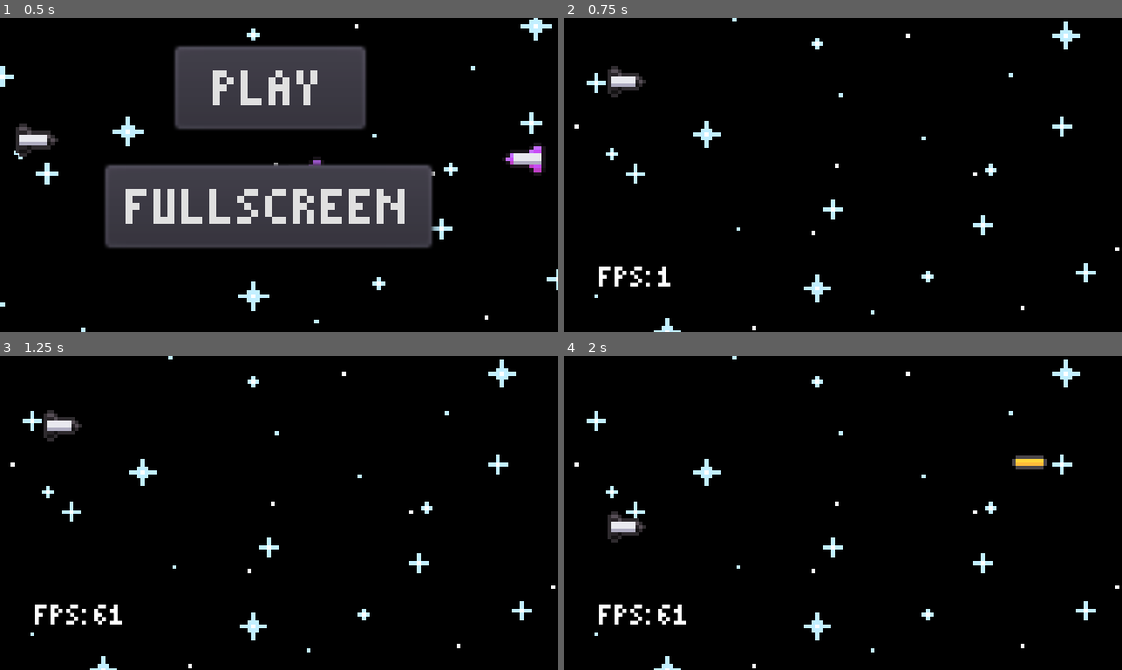
Above: before the commit, frames 1-4 (two rows, left to right).
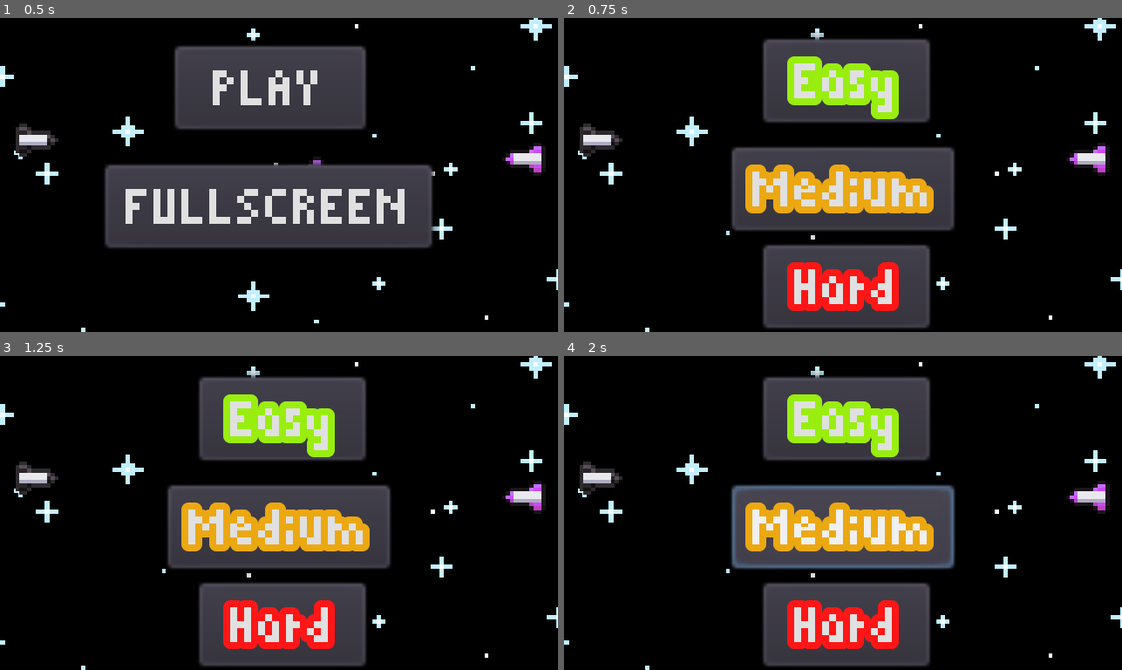
Above: after the commit, the same moments.

Repository: Plextora/to-the-stars
Game: Godot game, scene res://Scenes/MainMenu.tscn
Two runs of this game, one before a commit and one after it. Both use one fixed random seed, a clock stepped at 60 frames per second and the inputs below.
Inputs (mouse positions are in pixels of both pictures, inside the frame that each line leads up to):
- Up to frame 1 (0.5 s): no input
- Up to frame 2 (0.75 s): click "PLAY" at 0.5 s
- Up to frame 3 (1.25 s): no input
- Up to frame 4 (2 s): click (843, 525) at 1.25 s, where only the run after the commit has a clickable "Medium"

Frame 1 is identical in both runs. In frame 2, 30% of the frame differs, in the area x 0-100%, y 0-100%; in frame 3, 30%; in frame 4, 31%.
Error before the commit: Parse Error: The identifier "AudioManager" isn't declared in the current scope. (res://Scripts/Enemy_1.gd:21)

Commit message:
Added a easy, medium, and hard difficulty
Added a easy, medium, and hard difficulty. And I also adjusted the placement of the score at game over so it doesn't overlap with words (hopefully)

Diff:
--- /dev/null
+++ b/Scenes/Easy_Mode.tscn
@@ -0,0 +1,78 @@
+[gd_scene load_steps=10 format=2]
+
+[ext_resource path="res://Scenes/Player.tscn" type="PackedScene" id=1]
+[ext_resource path="res://Picture/space background.png" type="Texture" id=2]
+[ext_resource path="res://Scripts/Easy_Mode.gd" type="Script" id=3]
+[ext_resource path="res://Scenes/Enemy_Gen.tscn" type="PackedScene" id=4]
+[ext_resource path="res://Music/Teminite & MDK - Space Invaders.mp3" type="AudioStream" id=5]
+[ext_resource path="res://Fonts/pixelated.ttf" type="DynamicFontData" id=6]
+[ext_resource path="res://Scripts/Stats.gd" type="Script" id=7]
+[ext_resource path="res://Sounds/shoot.wav" type="AudioStream" id=10]
+
+[sub_resource type="DynamicFont" id=1]
+size = 9
+font_data = ExtResource( 6 )
+
+[node name="World" type="Node2D"]
+script = ExtResource( 3 )
+
+[node name="background" type="Sprite" parent="."]
+position = Vector2( 85.0655, 43.0044 )
+scale = Vector2( 0.113199, 0.113199 )
+texture = ExtResource( 2 )
+
+[node name="Player" parent="." groups=[
+"Player",
+] instance=ExtResource( 1 )]
+position = Vector2( 18, 0 )
+
+[node name="Shoot" type="AudioStreamPlayer2D" parent="Player"]
+position = Vector2( -18, 0 )
+stream = ExtResource( 10 )
+volume_db = -1.5
+pitch_scale = 1.05
+
+[node name="Enemy_Gen" parent="." instance=ExtResource( 4 )]
+position = Vector2( 185, 40 )
+
+[node name="CanvasLayer" type="CanvasLayer" parent="."]
+
+[node name="MarginContainer" type="MarginContainer" parent="CanvasLayer"]
+anchor_top = 0.633
+anchor_bottom = 1.0
+custom_constants/margin_right = 10
+custom_constants/margin_top = 10
+custom_constants/margin_left = 10
+custom_constants/margin_bottom = 10
+script = ExtResource( 7 )
+__meta__ = {
+"_edit_use_anchors_": false
+}
+
+[node name="HBoxContainer" type="HBoxContainer" parent="CanvasLayer/MarginContainer"]
+margin_left = 10.0
+margin_top = 10.0
+margin_right = 22.0
+margin_bottom = 23.0
+
+[node name="VBoxContainer" type="VBoxContainer" parent="CanvasLayer/MarginContainer/HBoxContainer"]
+margin_right = 12.0
+margin_bottom = 13.0
+alignment = 2
+
+[node name="FPS" type="Label" parent="CanvasLayer/MarginContainer/HBoxContainer/VBoxContainer"]
+margin_top = 2.0
+margin_right = 12.0
+margin_bottom = 13.0
+custom_fonts/font = SubResource( 1 )
+text = "FPS"
+
+[node name="Music" type="AudioStreamPlayer2D" parent="."]
+position = Vector2( 77, 37 )
+stream = ExtResource( 5 )
+volume_db = -1.0
+autoplay = true
+
+[connection signal="tree_entered" from="." to="." method="_on_World_tree_entered"]
+[connection signal="create_bullet" from="Player" to="." method="_on_Player_create_bullet"]
+[connection signal="create_enemy" from="Enemy_Gen" to="." method="_on_Enemy_Gen_create_enemy"]
--- /dev/null
+++ b/Scenes/Medium_Mode.tscn
@@ -0,0 +1,78 @@
+[gd_scene load_steps=10 format=2]
+
+[ext_resource path="res://Scenes/Player.tscn" type="PackedScene" id=1]
+[ext_resource path="res://Picture/space background.png" type="Texture" id=2]
+[ext_resource path="res://Scripts/Medium_Mode.gd" type="Script" id=3]
+[ext_resource path="res://Scenes/Enemy_Gen.tscn" type="PackedScene" id=4]
+[ext_resource path="res://Music/Teminite & MDK - Space Invaders.mp3" type="AudioStream" id=5]
+[ext_resource path="res://Fonts/pixelated.ttf" type="DynamicFontData" id=6]
+[ext_resource path="res://Scripts/Stats.gd" type="Script" id=7]
+[ext_resource path="res://Sounds/shoot.wav" type="AudioStream" id=10]
+
+[sub_resource type="DynamicFont" id=1]
+size = 9
+font_data = ExtResource( 6 )
+
+[node name="World" type="Node2D"]
+script = ExtResource( 3 )
+
+[node name="background" type="Sprite" parent="."]
+position = Vector2( 85.0655, 43.0044 )
+scale = Vector2( 0.113199, 0.113199 )
+texture = ExtResource( 2 )
+
+[node name="Player" parent="." groups=[
+"Player",
+] instance=ExtResource( 1 )]
+position = Vector2( 18, 0 )
+
+[node name="Shoot" type="AudioStreamPlayer2D" parent="Player"]
+position = Vector2( -18, 0 )
+stream = ExtResource( 10 )
+volume_db = -1.5
+pitch_scale = 1.05
+
+[node name="Enemy_Gen" parent="." instance=ExtResource( 4 )]
+position = Vector2( 185, 40 )
+
+[node name="CanvasLayer" type="CanvasLayer" parent="."]
+
+[node name="MarginContainer" type="MarginContainer" parent="CanvasLayer"]
+anchor_top = 0.633
+anchor_bottom = 1.0
+custom_constants/margin_right = 10
+custom_constants/margin_top = 10
+custom_constants/margin_left = 10
+custom_constants/margin_bottom = 10
+script = ExtResource( 7 )
+__meta__ = {
+"_edit_use_anchors_": false
+}
+
+[node name="HBoxContainer" type="HBoxContainer" parent="CanvasLayer/MarginContainer"]
+margin_left = 10.0
+margin_top = 10.0
+margin_right = 22.0
+margin_bottom = 23.0
+
+[node name="VBoxContainer" type="VBoxContainer" parent="CanvasLayer/MarginContainer/HBoxContainer"]
+margin_right = 12.0
+margin_bottom = 13.0
+alignment = 2
+
+[node name="FPS" type="Label" parent="CanvasLayer/MarginContainer/HBoxContainer/VBoxContainer"]
+margin_top = 2.0
+margin_right = 12.0
+margin_bottom = 13.0
+custom_fonts/font = SubResource( 1 )
+text = "FPS"
+
+[node name="Music" type="AudioStreamPlayer2D" parent="."]
+position = Vector2( 77, 37 )
+stream = ExtResource( 5 )
+volume_db = -1.0
+autoplay = true
+
+[connection signal="tree_entered" from="." to="." method="_on_World_tree_entered"]
+[connection signal="create_bullet" from="Player" to="." method="_on_Player_create_bullet"]
+[connection signal="create_enemy" from="Enemy_Gen" to="." method="_on_Enemy_Gen_create_enemy"]
--- /dev/null
+++ b/Scenes/Mode_Selector.tscn
@@ -0,0 +1,80 @@
+[gd_scene load_steps=9 format=2]
+
+[ext_resource path="res://Fonts/pixelated.ttf" type="DynamicFontData" id=1]
+[ext_resource path="res://Scripts/Easy_Mode_Button.gd" type="Script" id=2]
+[ext_resource path="res://Scripts/Medium_Mode_Button.gd" type="Script" id=3]
+[ext_resource path="res://Picture/to the stars menu background.png" type="Texture" id=4]
+[ext_resource path="res://Scripts/Hard_Mode_Button.gd" type="Script" id=5]
+
+[sub_resource type="DynamicFont" id=1]
+outline_size = 2
+outline_color = Color( 0.6, 0.933333, 0.0627451, 1 )
+font_data = ExtResource( 1 )
+
+[sub_resource type="DynamicFont" id=2]
+outline_size = 2
+outline_color = Color( 0.92549, 0.658824, 0.0666667, 1 )
+font_data = ExtResource( 1 )
+
+[sub_resource type="DynamicFont" id=3]
+outline_size = 2
+outline_color = Color( 1, 0.0862745, 0.0862745, 1 )
+font_data = ExtResource( 1 )
+
+[node name="MainMenu" type="Node2D"]
+
+[node name="to the stars menu background" type="Sprite" parent="."]
+position = Vector2( 81, 45 )
+scale = Vector2( 0.133107, 0.125326 )
+texture = ExtResource( 4 )
+
+[node name="Control" type="Control" parent="."]
+anchor_right = 1.0
+anchor_bottom = 1.0
+margin_left = -23.0
+margin_top = -8.0
+margin_right = -23.0
+margin_bottom = -8.0
+__meta__ = {
+"_edit_use_anchors_": false
+}
+
+[node name="Easy_Mode" type="Button" parent="Control"]
+margin_left = 80.0495
+margin_top = 13.9393
+margin_right = 128.05
+margin_bottom = 37.9393
+custom_fonts/font = SubResource( 1 )
+text = "Easy"
+script = ExtResource( 2 )
+__meta__ = {
+"_edit_use_anchors_": false
+}
+
+[node name="Medium_Mode" type="Button" parent="Control"]
+margin_left = 71.0495
+margin_top = 44.9393
+margin_right = 135.05
+margin_bottom = 68.9393
+custom_fonts/font = SubResource( 2 )
+text = "Medium"
+script = ExtResource( 3 )
+__meta__ = {
+"_edit_use_anchors_": false
+}
+
+[node name="Hard_Mode" type="Button" parent="Control"]
+margin_left = 79.673
+margin_top = 72.664
+margin_right = 127.673
+margin_bottom = 96.664
+custom_fonts/font = SubResource( 3 )
+text = "Hard"
+script = ExtResource( 5 )
+__meta__ = {
+"_edit_use_anchors_": false
+}
+
+[connection signal="pressed" from="Control/Easy_Mode" to="Control/Easy_Mode" method="_on_Easy_Mode_pressed"]
+[connection signal="pressed" from="Control/Medium_Mode" to="Control/Medium_Mode" method="_on_Medium_Mode_pressed"]
+[connection signal="pressed" from="Control/Hard_Mode" to="Control/Hard_Mode" method="_on_Hard_Mode_pressed"]
--- a/Scenes/Pause.tscn
+++ b/Scenes/Pause.tscn
@@ -1,10 +1,16 @@
-[gd_scene load_steps=5 format=2]
+[gd_scene load_steps=6 format=2]
 
 [ext_resource path="res://Scripts/Pause.gd" type="Script" id=1]
 [ext_resource path="res://Sprites/black.png" type="Texture" id=2]
 [ext_resource path="res://Fonts/pixelated.ttf" type="DynamicFontData" id=3]
 
 [sub_resource type="DynamicFont" id=1]
+size = 11
+font_data = ExtResource( 3 )
+
+[sub_resource type="DynamicFont" id=2]
+outline_size = 2
+outline_color = Color( 0.270588, 0.0627451, 0.0627451, 1 )
 font_data = ExtResource( 3 )
 
 [node name="CanvasLayer" type="CanvasLayer"]
@@ -26,10 +32,10 @@
 anchor_top = 0.5
 anchor_right = 0.5
 anchor_bottom = 0.5
-margin_left = -40.0
-margin_top = -44.0
-margin_right = 40.0
-margin_bottom = -20.0
+margin_left = -29.2092
+margin_top = -25.6123
+margin_right = 24.7908
+margin_bottom = -6.61231
 custom_fonts/font = SubResource( 1 )
 custom_colors/font_color = Color( 0.117647, 0.658824, 0.168627, 1 )
 text = "Continue?"
@@ -42,10 +48,10 @@
 anchor_top = 0.5
 anchor_right = 0.5
 anchor_bottom = 0.5
-margin_left = -40.0
-margin_top = -12.0
-margin_right = 40.0
-margin_bottom = 12.0
+margin_left = -28.2295
+margin_top = 0.387688
+margin_right = 24.7705
+margin_bottom = 19.3877
 custom_fonts/font = SubResource( 1 )
 custom_colors/font_color = Color( 0.117647, 0.658824, 0.168627, 1 )
 text = "Fullscreen"
@@ -58,10 +64,10 @@
 anchor_top = 0.5
 anchor_right = 0.5
 anchor_bottom = 0.5
-margin_left = -49.0
-margin_top = 18.0
-margin_right = 51.0
-margin_bottom = 42.0
+margin_left = -34.6683
+margin_top = 24.6683
+margin_right = 32.3317
+margin_bottom = 43.6683
 custom_fonts/font = SubResource( 1 )
 custom_colors/font_color = Color( 0.117647, 0.658824, 0.168627, 1 )
 text = "Back to Menu"
@@ -69,6 +75,17 @@
 "_edit_use_anchors_": false
 }
 
+[node name="Label" type="Label" parent="."]
+margin_left = 54.72
+margin_top = 1.40306
+margin_right = 100.72
+margin_bottom = 19.4031
+custom_fonts/font = SubResource( 2 )
+text = "Paused"
+__meta__ = {
+"_edit_use_anchors_": false
+}
+
 [connection signal="pressed" from="Button" to="." method="_on_Button_pressed"]
 [connection signal="pressed" from="Fullscreen" to="." method="_on_Fullscreen_pressed"]
 [connection signal="pressed" from="BackToMenu" to="." method="_on_BackToMenu_pressed"]
--- a/Scenes/Score.tscn
+++ b/Scenes/Score.tscn
@@ -4,7 +4,7 @@
 [ext_resource path="res://Scripts/Result.gd" type="Script" id=2]
 
 [sub_resource type="DynamicFont" id=1]
-size = 14
+size = 10
 outline_size = 1
 outline_color = Color( 0.988235, 0.462745, 0.701961, 1 )
 use_mipmaps = true
@@ -34,10 +34,10 @@
 margin_bottom = 14.0
 
 [node name="Label" type="Label" parent="ScoreBox/Score"]
-margin_left = 54.0
-margin_top = -4.0
-margin_right = 97.0
-margin_bottom = 14.0
+margin_left = 56.0
+margin_top = -1.0
+margin_right = 99.0
+margin_bottom = 17.0
 custom_fonts/font = SubResource( 1 )
 text = "Score:"
 max_lines_visible = 0
--- a/Scenes/World.tscn
+++ b/Scenes/World.tscn
@@ -64,23 +64,23 @@
 [node name="HBoxContainer" type="HBoxContainer" parent="CanvasLayer/MarginContainer"]
 margin_left = 10.0
 margin_top = 10.0
-margin_right = 39.0
-margin_bottom = 36.0
+margin_right = 22.0
+margin_bottom = 23.0
 
 [node name="VBoxContainer" type="VBoxContainer" parent="CanvasLayer/MarginContainer/HBoxContainer"]
 margin_right = 12.0
-margin_bottom = 26.0
+margin_bottom = 13.0
 alignment = 2
 
 [node name="FPS" type="Label" parent="CanvasLayer/MarginContainer/HBoxContainer/VBoxContainer"]
-margin_top = 15.0
+margin_top = 2.0
 margin_right = 12.0
-margin_bottom = 26.0
+margin_bottom = 13.0
 custom_fonts/font = SubResource( 1 )
 text = "FPS"
 
 [node name="Stage_2" type="Timer" parent="."]
-wait_time = 60.0
+wait_time = 5.0
 one_shot = true
 autostart = true
 script = ExtResource( 8 )
--- /dev/null
+++ b/Scripts/Easy_Mode.gd
@@ -0,0 +1,37 @@
+extends Node2D
+
+
+var time = 0
+
+func _on_World_tree_entered():
+	Global.speed = 100
+	time = 0
+
+func _process(delta):
+	time += delta
+
+func get_time():
+	return time
+
+
+func _ready():
+	Global.world = self
+
+func _exit_tree():
+	Global.world = null
+
+func _on_Create_enemy_kill_particles(particles, location):
+	var particles_instance = particles.instance()
+	add_child(particles_instance)
+	particles_instance.global_position = location
+
+func _on_Player_create_bullet(bullet, location):
+	var bullet_instance = bullet.instance()
+	add_child(bullet_instance)
+	bullet_instance.global_position = location
+
+
+func _on_Enemy_Gen_create_enemy(enemy, location):
+	var enemy_instance = enemy.instance()
+	add_child(enemy_instance)
+	enemy_instance.global_position = location
--- /dev/null
+++ b/Scripts/Easy_Mode_Button.gd
@@ -0,0 +1,8 @@
+extends Button
+
+
+
+
+func _on_Easy_Mode_pressed():
+	yield(get_tree().create_timer(0.7), "timeout")
+	get_tree().change_scene("res://Scenes/Easy_Mode.tscn")
--- /dev/null
+++ b/Scripts/Hard_Mode_Button.gd
@@ -0,0 +1,9 @@
+extends Button
+
+
+
+
+
+func _on_Hard_Mode_pressed():
+	yield(get_tree().create_timer(0.7), "timeout")
+	get_tree().change_scene("res://Scenes/World.tscn")
--- /dev/null
+++ b/Scripts/Medium_Mode.gd
@@ -0,0 +1,37 @@
+extends Node2D
+
+
+var time = 0
+
+func _on_World_tree_entered():
+	Global.speed = 125
+	time = 0
+
+func _process(delta):
+	time += delta
+
+func get_time():
+	return time
+
+
+func _ready():
+	Global.world = self
+
+func _exit_tree():
+	Global.world = null
+
+func _on_Create_enemy_kill_particles(particles, location):
+	var particles_instance = particles.instance()
+	add_child(particles_instance)
+	particles_instance.global_position = location
+
+func _on_Player_create_bullet(bullet, location):
+	var bullet_instance = bullet.instance()
+	add_child(bullet_instance)
+	bullet_instance.global_position = location
+
+
+func _on_Enemy_Gen_create_enemy(enemy, location):
+	var enemy_instance = enemy.instance()
+	add_child(enemy_instance)
+	enemy_instance.global_position = location
--- /dev/null
+++ b/Scripts/Medium_Mode_Button.gd
@@ -0,0 +1,9 @@
+extends Button
+
+
+
+
+
+func _on_Medium_Mode_pressed():
+	yield(get_tree().create_timer(0.7), "timeout")
+	get_tree().change_scene("res://Scenes/Medium_Mode.tscn")
--- a/Scripts/PlayButton.gd
+++ b/Scripts/PlayButton.gd
@@ -4,4 +4,4 @@
 
 
 func _on_PlayButton_pressed():
-	get_tree().change_scene("res://Scenes/World.tscn")
+	get_tree().change_scene("res://Scenes/Mode_Selector.tscn")
--- a/project.godot
+++ b/project.godot
@@ -21,6 +21,7 @@
 RestHandler="*res://addons/github-integration/scripts/RestHandler.gd"
 Pause="*res://Scenes/Pause.tscn"
 GlobalWorld="*res://Scripts/World.gd"
+AudioManager="*res://Scripts/AudioManager.gd"
 
 [display]
 
@@ -75,6 +76,8 @@
 shoot={
 "deadzone": 0.5,
 "events": [ Object(InputEventMouseButton,"resource_local_to_scene":false,"resource_name":"","device":0,"alt":false,"shi …(212 unchanged characters)…
+, Object(InputEventKey,"resource_local_to_scene":false,"resource_name":"","device":0,"alt":false,"shift":false,"control":false,"meta":false,"command":false,"pressed":false,"scancode":32,"unicode":0,"echo":false,"script":null)
+, Object(InputEventKey,"resource_local_to_scene":false,"resource_name":"","device":0,"alt":false,"shift":false,"control":false,"meta":false,"command":false,"pressed":false,"scancode":16777233,"unicode":0,"echo":false,"script":null)
  ]
 }
 
Not shown, added: Picture/to the stars icon.png.import
Not shown: 5 places in Scenes/World.tscn that only renumber resources
Not shown, added: export_presets.cfg
Not shown, added: icon.png.import
Not shown, added: Game Exports/To The Stars macOS v0.5.zip
Not shown, added: Game Exports/To The Stars v0.5 HTML5.zip
Not shown, added: Game Exports/To The Stars v0.5 Linux.tar.gz
Not shown, added: Game Exports/To The Stars v0.5 Windows.zip
